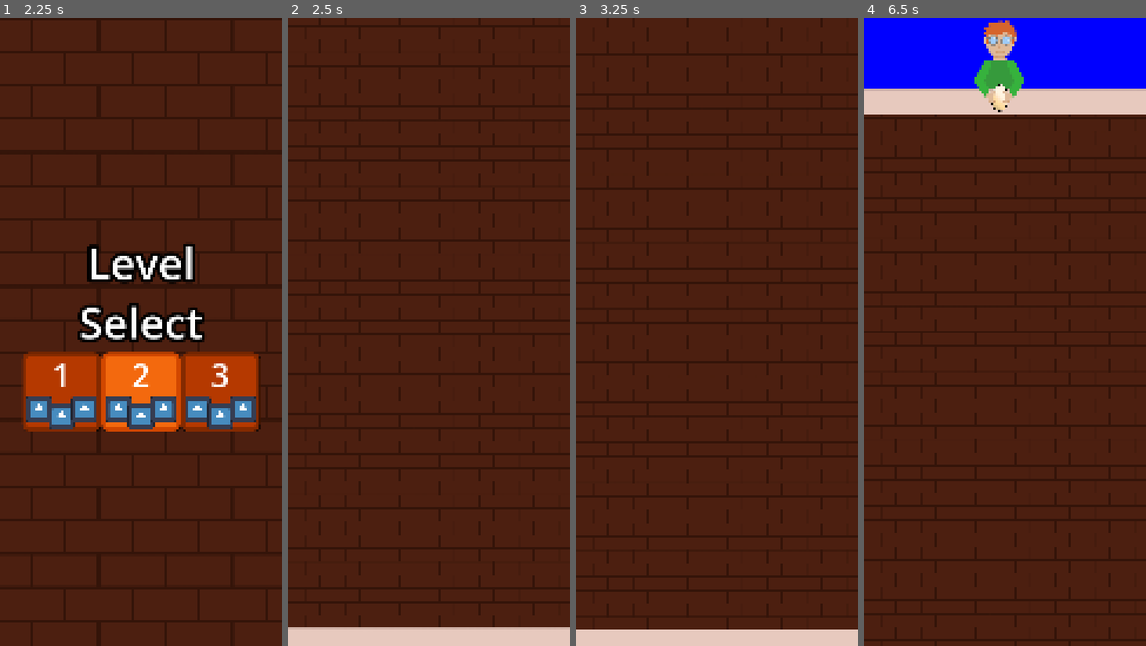
Above: before the commit, frames 1-4 (left to right).
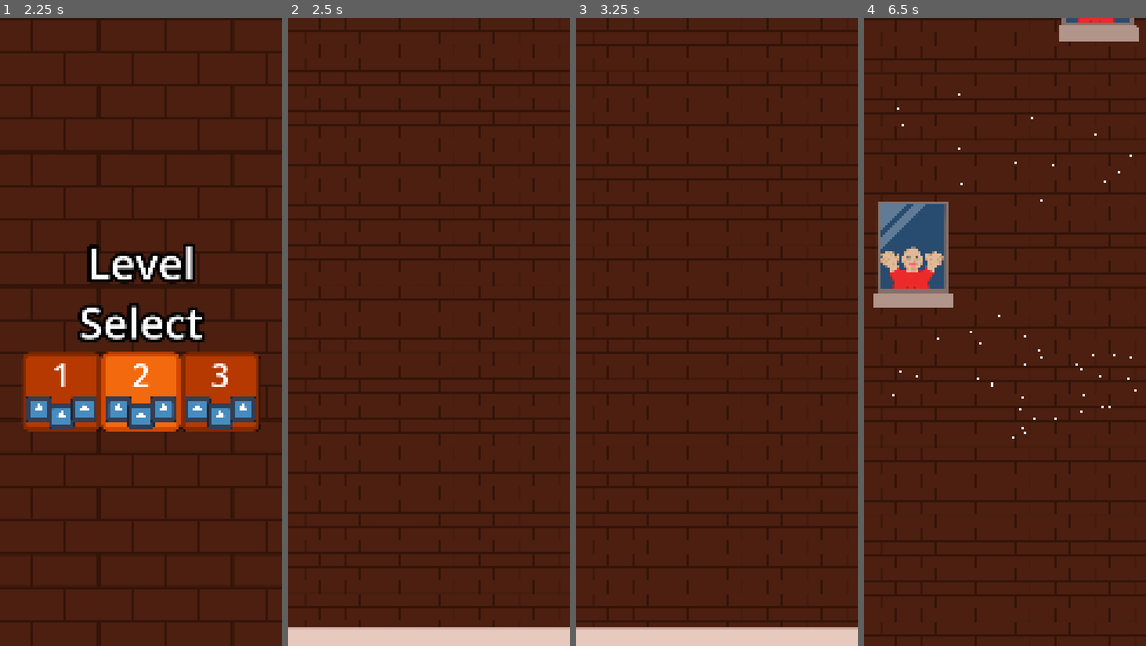
Above: after the commit, the same moments.

Repository: KaratePikachu/egg-drop
Game: Godot game, scene res://ui/main_menu/main_menu.tscn
The game is run twice, just before and just after one commit, with the same random seed, the same clock (stepped at 60 frames per second) and the same inputs. Before the commit the project has no main scene; this scene is started directly in both runs. The engine's default icon, where the game draws it, is replaced by a stand-in: a white triangle on a blue panel in a dark square.
Inputs (mouse positions are in pixels of both pictures, inside the frame that each line leads up to):
- Up to frame 1 (2.25 s): click "Start" at 0.5 s; click "1" at 1.25 s; click "2" at 2 s
- Up to frame 2 (2.5 s): no input
- Up to frame 3 (3.25 s): tap Enter at 2.75 s; move the mouse to (779, 300) at 2.77 s; hold S (right_bomb) from 2.78 s (still down); tap T (bottom_bomb) at 2.85 s
- Up to frame 4 (6.5 s): move the mouse to (948, 363) at 3.52 s; release S (right_bomb) at 3.53 s; hold W (left_bomb) 3.53-4.28 s; click (948, 363) at 3.6 s; move the mouse to (1033, 193) at 4.27 s; hold Mouse wheel down (scroll_down) 4.28-5.03 s; hold S (right_bomb) 4.28-5.78 s; move the mouse to (990, 457) at 5.02 s; tap Mouse wheel up (scroll_up) at 5.1 s; move the mouse to (1089, 426) at 5.77 s; hold W (left_bomb) from 5.78 s (still down); tap T (bottom_bomb) at 5.85 s

Frame 1 is identical in both runs. In frame 3, 0.4% of the frame differs, in the area x 0-100%, y 97-98%; in frame 4, 20%, in the area x 0-100%, y 0-67%.

Commit message:
Add levels

Diff:
--- a/level/level.gd
+++ b/level/level.gd
@@ -13,7 +13,8 @@
 static var active_modifications : Array[Modification]
 static var levels : Array[String] = [
 	"res://level/levels/level_1.tscn",
-
+	"res://level/levels/level_2.tscn",
+	"res://level/levels/level_3.tscn"
 ]
 @export var level_number : int
 var win_floor_y : float
@@ -164,8 +165,8 @@
 		return
 
 
-	print(egg.velocity.y," ",egg.parachute_terminal_velocity + 10)
-	if egg.velocity.y <= egg.parachute_terminal_velocity + 10:
+	#print(egg.velocity.y," ",egg.parachute_terminal_velocity + )
+	if egg.velocity.y <= egg.parachute_terminal_velocity + 1000:
 		$CanvasLayer/LevelEnd.appear()
 	else:
 		egg.death()
--- a/level/levels/level_1.tscn
+++ b/level/levels/level_1.tscn
@@ -3,8 +3,6 @@
 [ext_resource type="PackedScene" uid="uid://cpg0ctscpw0h5" path="res://level/level.tscn" id="1_roo1r"]
 [ext_resource type="Script" uid="uid://cylr504fygfq5" path="res://modifications/modification.gd" id="2_35gx7"]
 [ext_resource type="Resource" uid="uid://b36e0deyggd1c" path="res://modifications/basic_umbrella.tres" id="3_wg4fv"]
-[ext_resource type="Resource" uid="uid://c42aj75jikx0v" path="res://modifications/left_fan.tres" id="4_blww0"]
-[ext_resource type="Resource" uid="uid://cl2eps1bbxd0l" path="res://modifications/right_fan.tres" id="5_lemno"]
 
 [node name="Level1" unique_id=1976594912 instance=ExtResource("1_roo1r")]
 level_number = 1
@@ -13,7 +11,7 @@
 position_smoothing_speed = 100.0
 
 [node name="ModificationMenu" parent="CanvasLayer" parent_id_path=PackedInt32Array(1883544062) index="0" unique_id=961803805]
-available_mods = Array[ExtResource("2_35gx7")]([ExtResource("3_wg4fv"), ExtResource("4_blww0"), ExtResource("5_lemno")])
+available_mods = Array[ExtResource("2_35gx7")]([ExtResource("3_wg4fv")])
 
 [node name="WinFloor" parent="." index="3" unique_id=1248466689]
-position = Vector2(0, 10000)
+position = Vector2(0, 7000)
--- a/project.godot
+++ b/project.godot
@@ -11,6 +11,7 @@
 [application]
 
 config/name="EggDrop"
+run/main_scene="uid://gey1vtq0ytyj"
 config/features=PackedStringArray("4.7", "Forward Plus")
 config/icon="res://icon.svg"
 
